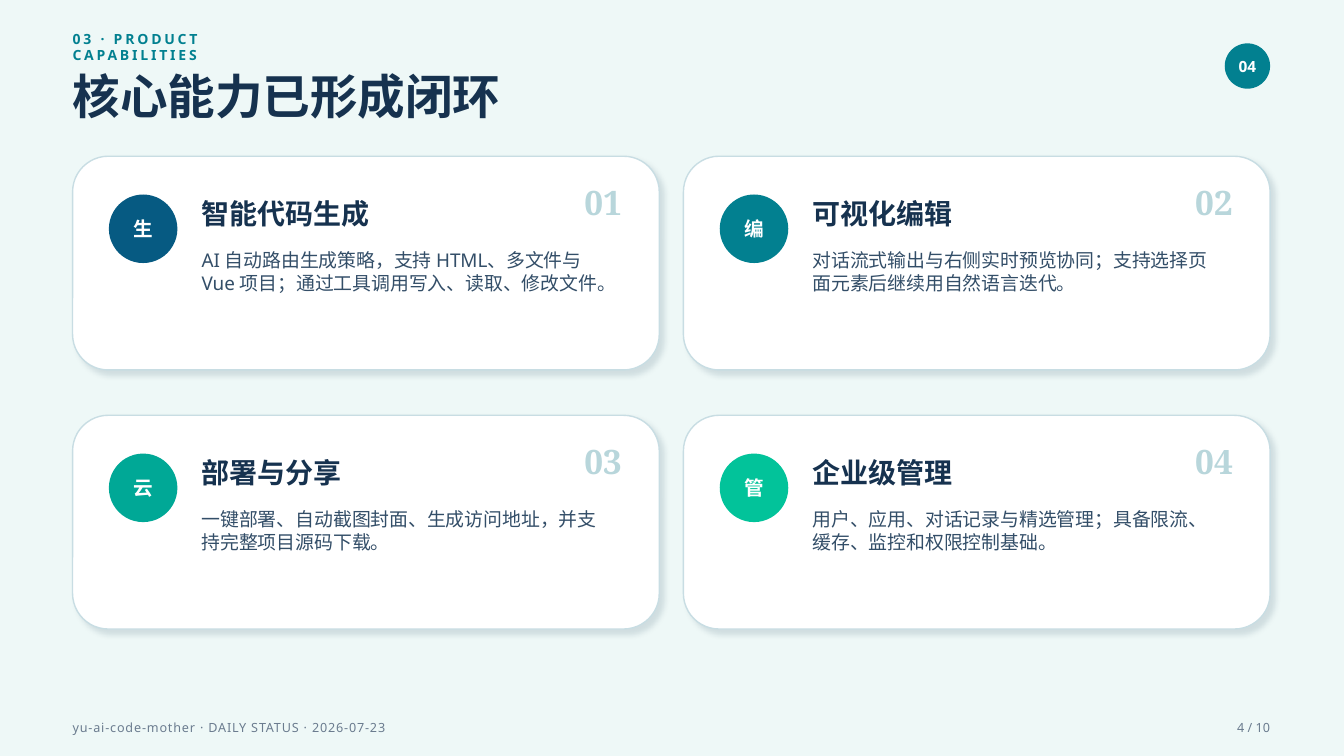
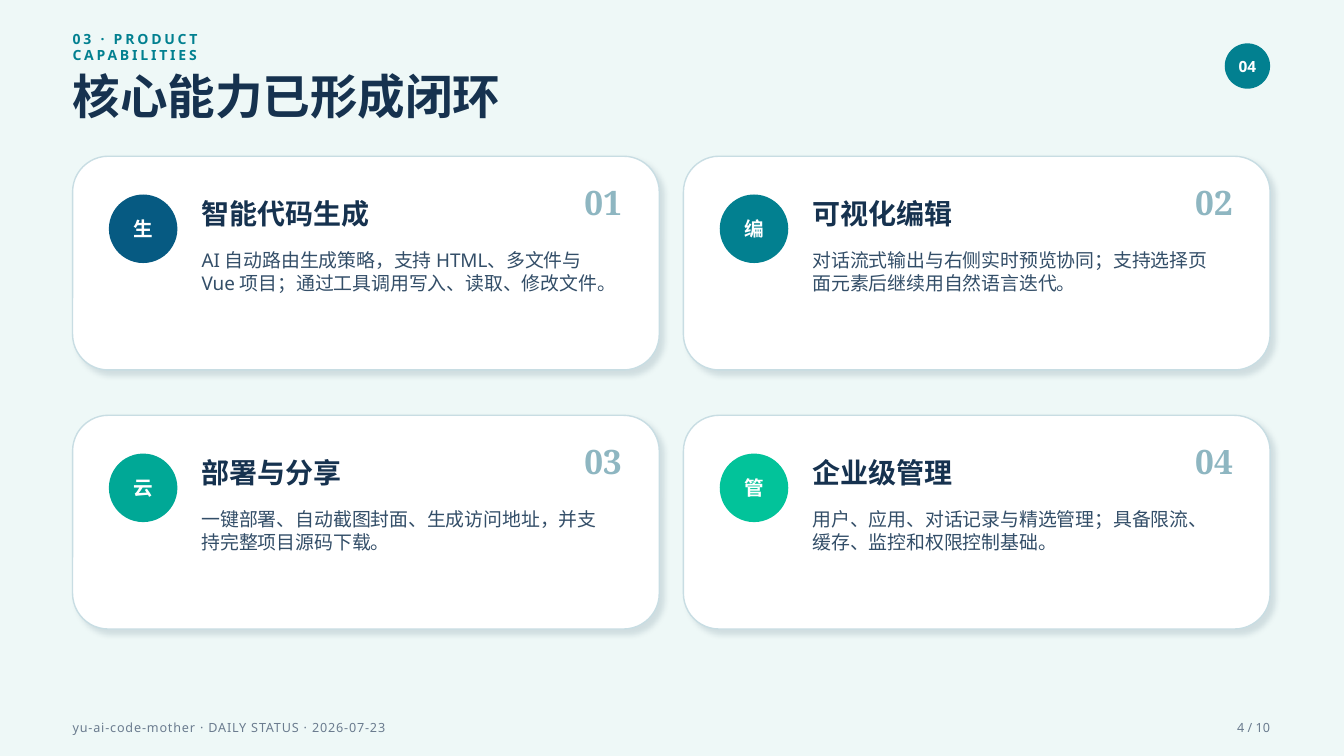
Before and after one commit to liyupi/yu-ai-code-mother, a slide deck: slide 4 of docs/reports/project-status-2026-07-23.pptx. Drawn at 1344x756 pixels with LibreOffice and Linux fonts; fonts in the diff are those of the drawing. Boxes give left, top, right and bottom in pixels: in the first picture for what was removed or moved away, otherwise in the second. Text is boxed around its words. In the diff, an @@ line names an element or a change of style, - is before the commit and + after.

```diff
--- a/docs/reports/project-status-2026-07-23.pptx
+++ b/docs/reports/project-status-2026-07-23.pptx
@@ text colour #B8D6DB to #8EB6C1 in 4 elements at (584, 191, 622, 215), (1195, 191, 1233, 215), (584, 450, 622, 474), (1195, 450, 1233, 474) @@
```
Also in this commit, not shown: 8 other slides changed.
